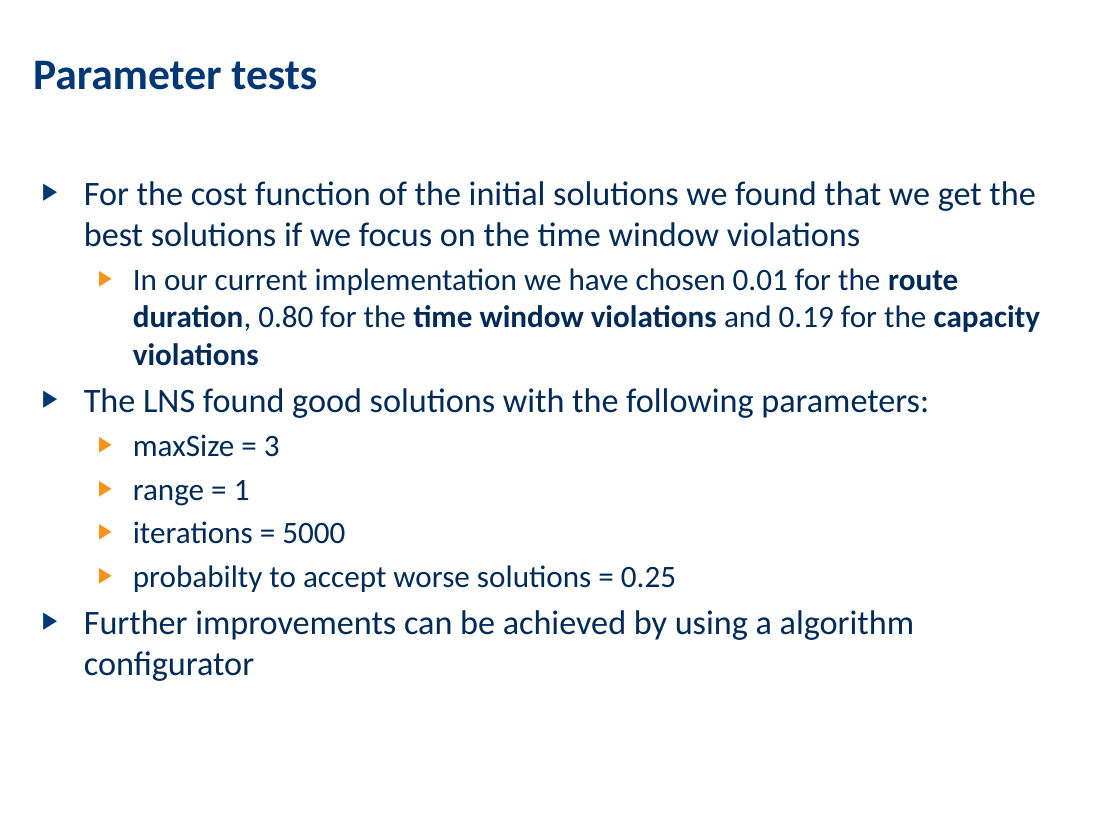
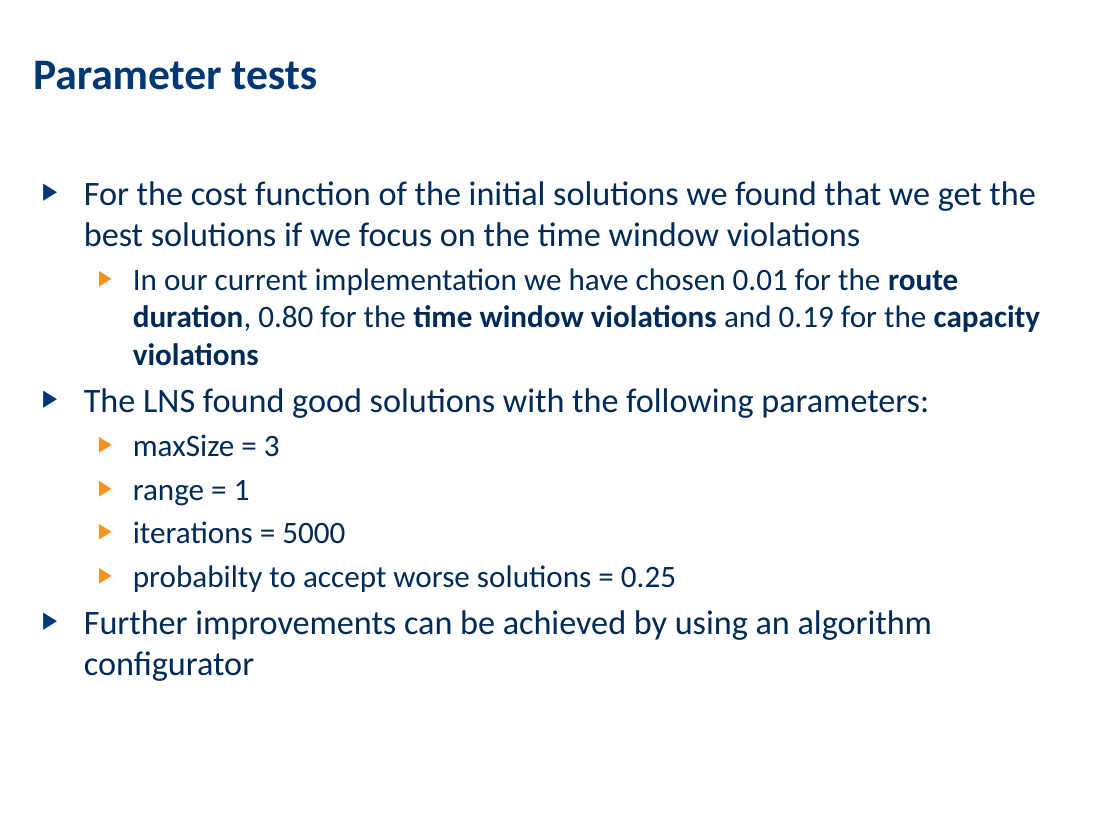
Before and after one commit to ahmad-emanuel/ORB-DARP-Project, a slide deck: slide 7 of Presentation/presentation.pptx. Drawn at 1120x840 pixels with LibreOffice and Linux fonts; fonts in the diff are those of the drawing; background and template pictures are left out. Boxes give left, top, right and bottom in pixels: in the first picture for what was removed or moved away, otherwise in the second. Text is boxed around its words. In the diff, an @@ line names an element or a change of style, - is before the commit and + after.

Commit message:
correct a little mistake

```diff
--- a/Presentation/presentation.pptx
+++ b/Presentation/presentation.pptx
@@ text at (84,610,932,681): text changed @@
-▶ Further improvements can be achieved by using a algorithm configurator
+▶ Further improvements can be achieved by using an algorithm configurator
```
